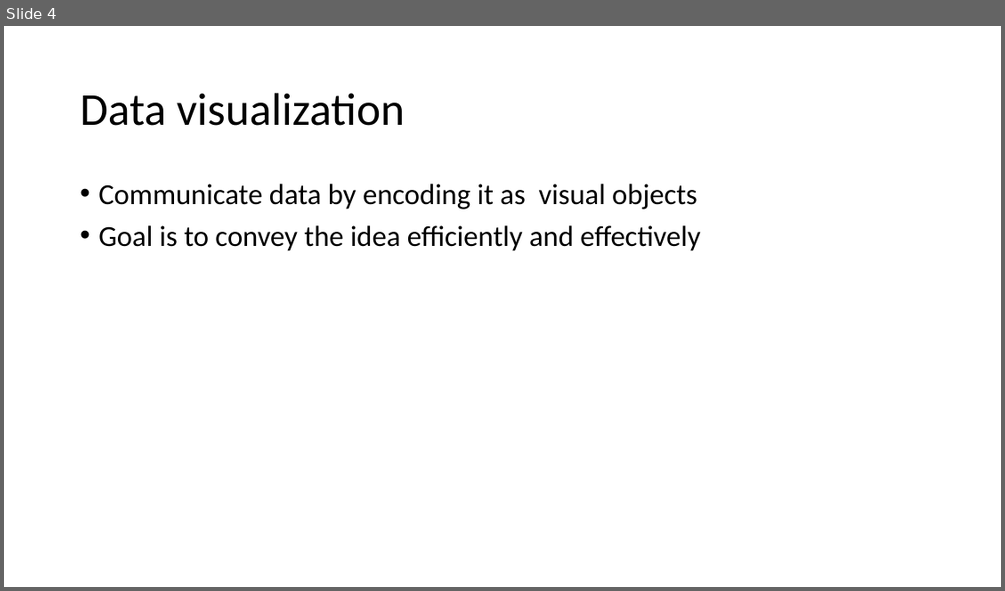
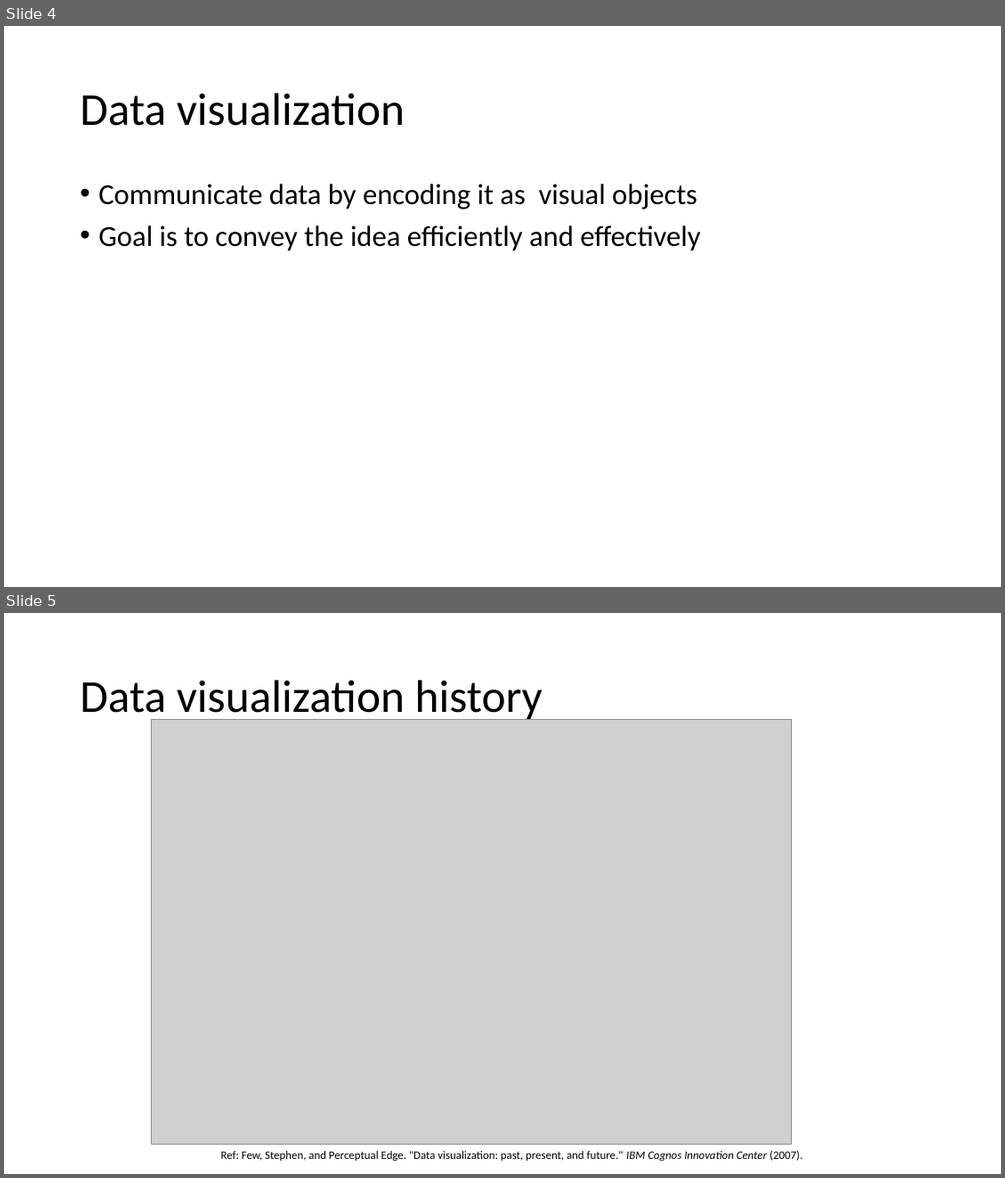
Before and after one commit to urmi-21/MOGtutorial, a slide deck: EDA_MOG.pptx. Shown one above the other, each under a label of ours: slide 4 before the commit, slides 4 and 5 after it. The pictures are 1005x591 and 1005x1178 pixels, drawn with LibreOffice and Linux fonts; fonts in the diff are those of the drawing; grey boxes stand for pictures. Boxes give left, top, right and bottom in pixels: in the first picture for what was removed or moved away, otherwise in the second. Text is boxed around its words. In the diff, an @@ line names an element or a change of style, - is before the commit and + after.

```diff
--- a/EDA_MOG.pptx
+++ b/EDA_MOG.pptx
@@ slide 5 added at box(4, 613, 1001, 1174), background #FFFFFF @@
@@ title added at box(80, 680, 542, 722), 44 pt, text #000000 @@
+Data visualization history
@@ picture added at box(152, 719, 792, 1144) @@
@@ text added at box(221, 1151, 802, 1161), 11 pt, text #000000 @@
+Ref: Few, Stephen, and Perceptual Edge. "Data visualization: past, present, and future." IBM Cognos Innovation Center (2007).
```
Also in this commit, not shown: 1 slide changed, 18 other slides added, 3 slides removed.
